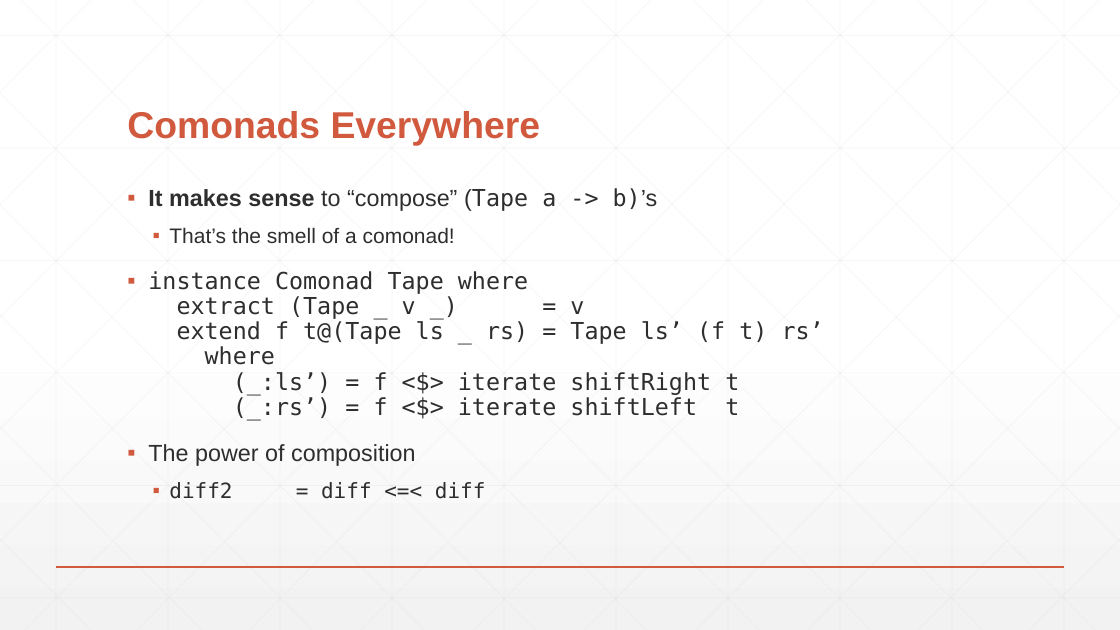
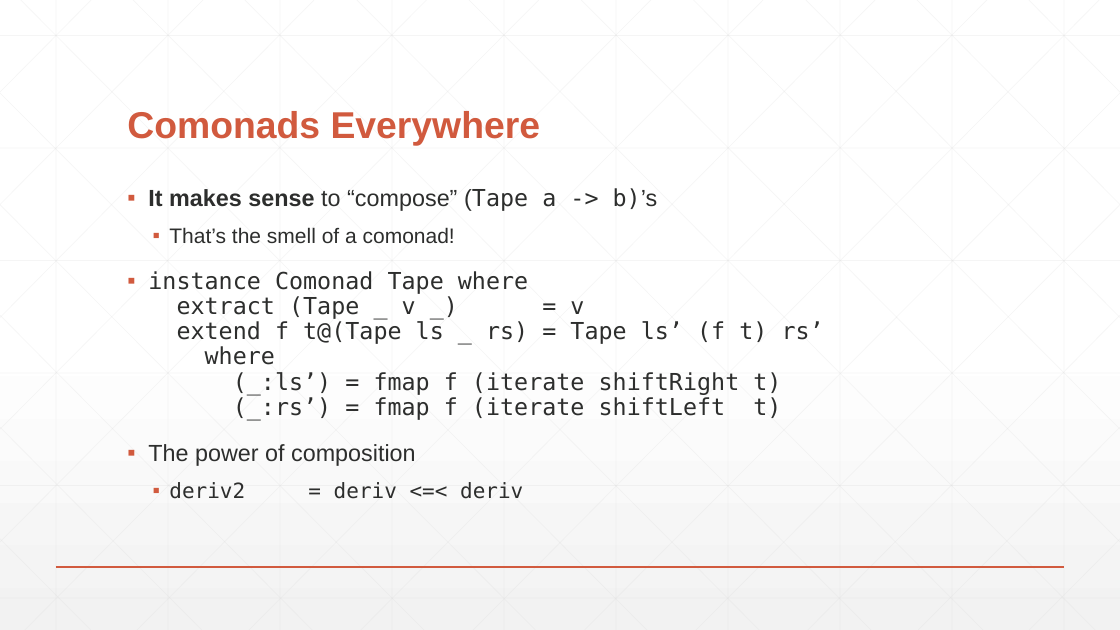
Before and after one commit to lambdaconf/lambdaconf-2016-usa, a slide deck: slide 26 of Functors, Comonads, and Digital Image Processing/FCDIP-LambdaConf16.pptx. Drawn at 1120x630 pixels with LibreOffice and Linux fonts; fonts in the diff are those of the drawing. Boxes give left, top, right and bottom in pixels: in the first picture for what was removed or moved away, otherwise in the second. Text is boxed around its words. In the diff, an @@ line names an element or a change of style, - is before the commit and + after.

```diff
--- a/Functors, Comonads, and Digital Image Processing/FCDIP-LambdaConf16.pptx
+++ b/Functors, Comonads, and Digital Image Processing/FCDIP-LambdaConf16.pptx
@@ text at (x1=148, y1=271, x2=824, y2=421): text changed @@
-▪ instance Comonad Tape where
-  extract (Tape _ v _) = v
-  extend f t@(Tape ls _ rs) = Tape ls’ (f t) rs’
-  where
-  (_:ls’) = f <$> iterate shiftRight t
-  (_:rs’) = f <$> iterate shiftLeft t
+▪ instance Comonad Tape where
+  extract (Tape _ v _) = v
+  extend f t@(Tape ls _ rs) = Tape ls’ (f t) rs’
+  where
+  (_:ls’) = fmap f (iterate shiftRight t)
+  (_:rs’) = fmap f (iterate shiftLeft t)
@@ text at (x1=169, y1=482, x2=523, y2=499): text changed @@
-  ▪ diff2 = diff <=< diff
+  ▪ deriv2 = deriv <=< deriv
```
Also in this commit, not shown: 8 other slides changed, 1 slide added.
